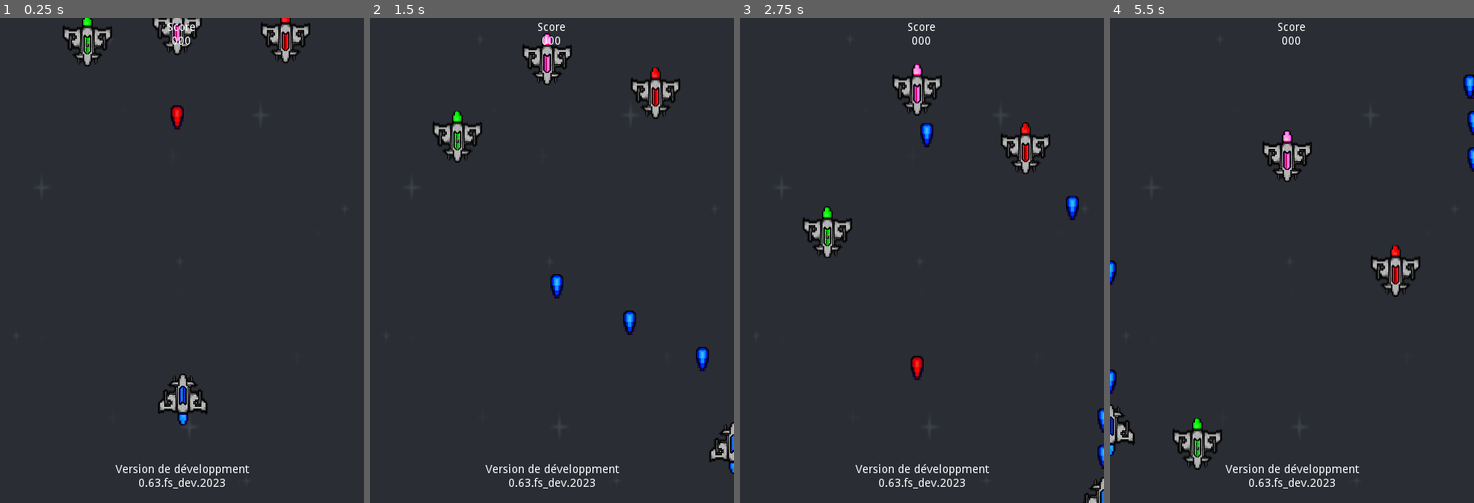
Above: before the commit, frames 1-4 (left to right).
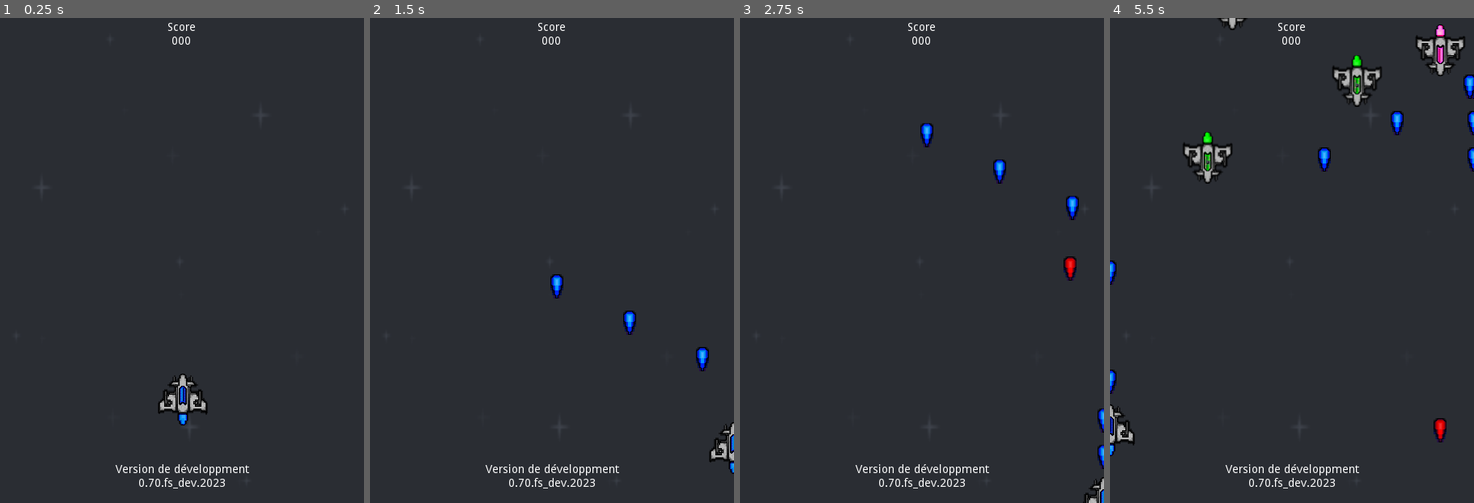
Above: after the commit, the same moments.

Repository: KevCoorp/Firespace
Game: Godot game, scene res://MainScenes/Gameplay.tscn
The game is run twice, just before and just after one commit, with the same random seed, the same clock (stepped at 60 frames per second) and the same inputs.
Inputs:
- Up to frame 1 (0.25 s): no input
- Up to frame 2 (1.5 s): hold D (move_right) 0.53-1.28 s; hold Space (shoot) 0.53-1.28 s; hold S (move_down) from 1.28 s (still down); tap Space (shoot) at 1.35 s
- Up to frame 3 (2.75 s): release S (move_down) at 2.03 s; hold D (move_right) from 2.03 s (still down); hold Space (shoot) from 2.03 s (still down)
- Up to frame 4 (5.5 s): release D (move_right) at 2.78 s; release Space (shoot) at 2.78 s; hold Z (move_up) 2.78-3.53 s; tap Space (shoot) at 2.85, 4.35 s; hold Space (shoot) 3.53-4.28 s; hold Q (move_left) 3.53-5.03 s; hold S (move_down) from 5.03 s (still down); hold Space (shoot) from 5.03 s (still down)

The runs differ from the first frame. In frame 1, 2.2% of the frame differs, in the area x 17-86%, y 0-97%; in frame 2, 2.3%; in frame 3, 2.7%; in frame 4, 4.9%, in the area x 17-98%, y 0-97%.

Commit message:
Add Spawner

Diff:
--- /dev/null
+++ b/Enemy/Spawner.gd
@@ -0,0 +1,34 @@
+extends Node2D
+
+const MIN_SPAWN_TIME = 1.5
+
+var preloadedEnemies := [
+	preload("res://Enemy/FastEnemy.tscn"),
+	preload("res://Enemy/SlowShooter.tscn"),
+]
+
+onready var spawnTimer := $SpawnTimer
+
+var nextSpawnTime := 2
+
+func _ready():
+	randomize()
+	spawnTimer.start(nextSpawnTime)
+
+
+func _on_SpawnTimer_timeout():
+	var viewRect := get_viewport_rect()
+	var xPos := rand_range(viewRect.position.x, viewRect.end.x)
+
+	if randf() < 0.1:
+		pass
+	else:
+		var enemyPreload = preloadedEnemies[randi() % preloadedEnemies.size()]
+		var enemy = enemyPreload.instance()
+		enemy.position = Vector2(xPos, position.y)
+		get_tree().current_scene.add_child(enemy)
+
+	nextSpawnTime -= 0.1
+	if nextSpawnTime < MIN_SPAWN_TIME:
+		nextSpawnTime = MIN_SPAWN_TIME
+	spawnTimer.start(nextSpawnTime)
--- a/HUD/HUD.tscn
+++ b/HUD/HUD.tscn
@@ -27,6 +27,6 @@
 margin_right = 288.0
 margin_bottom = 560.0
 text = "Version de développment
-		0.63.fs_dev.2023
+		0.70.fs_dev.2023
 "
 align = 1
--- a/MainScenes/Gameplay.tscn
+++ b/MainScenes/Gameplay.tscn
@@ -1,11 +1,9 @@
-[gd_scene load_steps=7 format=2]
+[gd_scene load_steps=5 format=2]
 
 [ext_resource path="res://Player/Player.tscn" type="PackedScene" id=1]
 [ext_resource path="res://Textures/background.png" type="Texture" id=2]
-[ext_resource path="res://Enemy/FastEnemy.tscn" type="PackedScene" id=3]
+[ext_resource path="res://Enemy/Spawner.gd" type="Script" id=3]
 [ext_resource path="res://HUD/HUD.tscn" type="PackedScene" id=4]
-[ext_resource path="res://Enemy/Enemy.tscn" type="PackedScene" id=5]
-[ext_resource path="res://Enemy/SlowShooter.tscn" type="PackedScene" id=6]
 
 [node name="Gameplay" type="Node2D"]
 
@@ -22,12 +20,11 @@
 [node name="Player" parent="." instance=ExtResource( 1 )]
 position = Vector2( 226, 472 )
 
-[node name="FastEnemy" parent="." instance=ExtResource( 3 )]
-position = Vector2( 108, 4 )
+[node name="Spawner" type="Node2D" parent="."]
+position = Vector2( 216, -65 )
+script = ExtResource( 3 )
 
-[node name="Enemy" parent="." instance=ExtResource( 5 )]
-position = Vector2( 353, 10 )
+[node name="SpawnTimer" type="Timer" parent="Spawner"]
+one_shot = true
 
-[node name="SlowShooter" parent="." instance=ExtResource( 6 )]
-position = Vector2( 219, 6 )
-fireRate = 2
+[connection signal="timeout" from="Spawner/SpawnTimer" to="Spawner" method="_on_SpawnTimer_timeout"]
